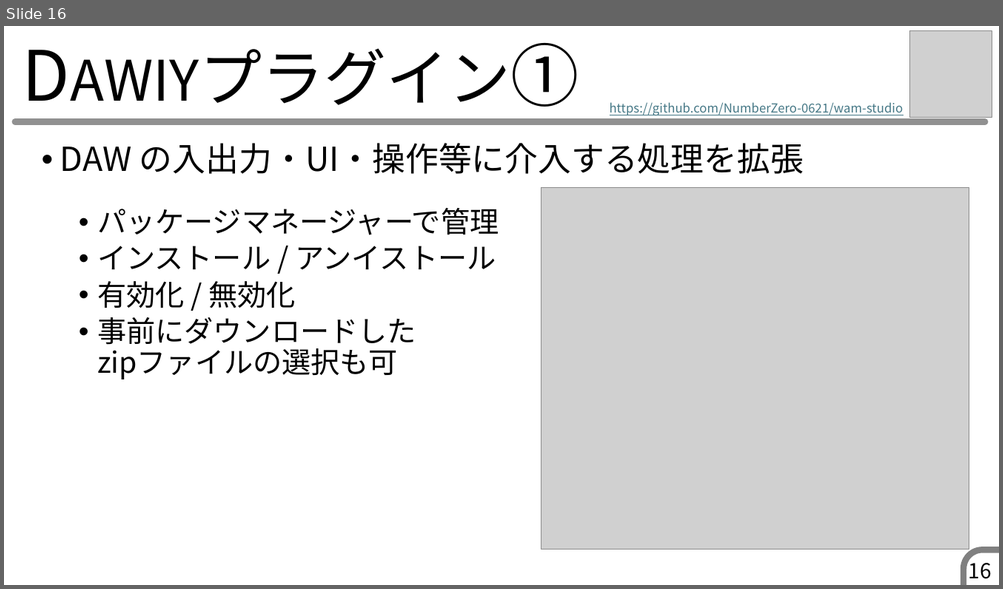
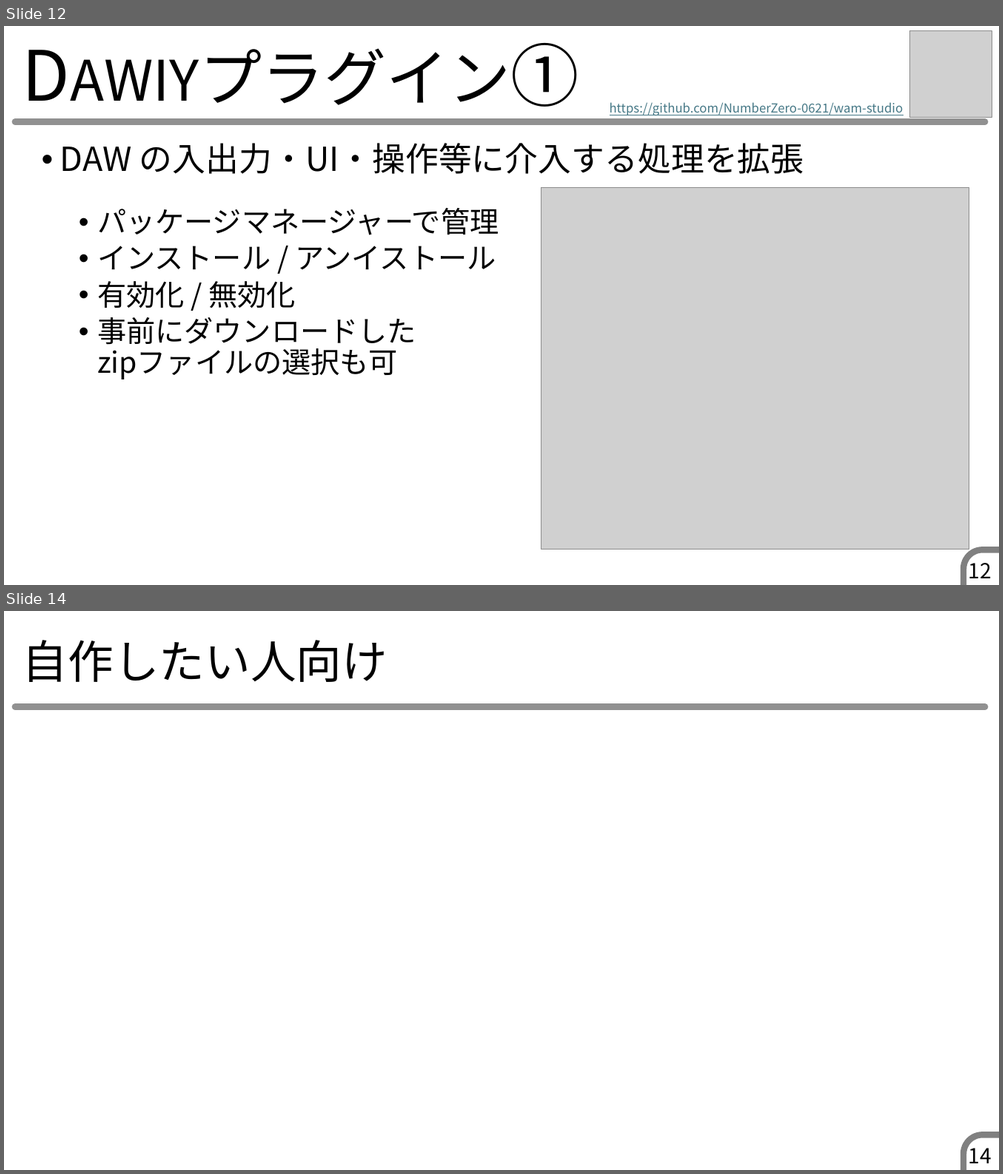
Before and after one commit to muse-studio/pbl2025, a slide deck: 発表スライド・ポスター/EC79_DAWIY_スライド.pptx. Shown one above the other, each under a label of ours: slide 16 before the commit, slides 12 and 14 after it; the slides between them are not shown. The pictures are 1003x589 and 1003x1174 pixels, drawn with LibreOffice and Linux fonts; fonts in the diff are those of the drawing; grey boxes stand for pictures. Boxes give left, top, right and bottom in pixels: in the first picture for what was removed or moved away, otherwise in the second. Text is boxed around its words. In the diff, an @@ line names an element or a change of style, - is before the commit and + after.

```diff
--- a/発表スライド・ポスター/EC79_DAWIY_スライド.pptx
+++ b/発表スライド・ポスター/EC79_DAWIY_スライド.pptx
@@ slide 14 added at bbox=[4, 611, 999, 1170], background #FFFFFF; not listed: 2 template elements that a slide beside it also shows @@
@@ title added at bbox=[22, 640, 387, 682], 44 pt, text #000000 @@
+自作したい人向け
@@ page number added at bbox=[968, 1143, 991, 1164], 20 pt, text #000000 @@
+14
@@ what was slide 16 is now slide 12 @@
@@ page number at bbox=[968, 558, 991, 579]: text changed @@
-16
+12
```
Also in this commit, not shown: 19 slides changed, 9 other slides added, 1 slide removed.
